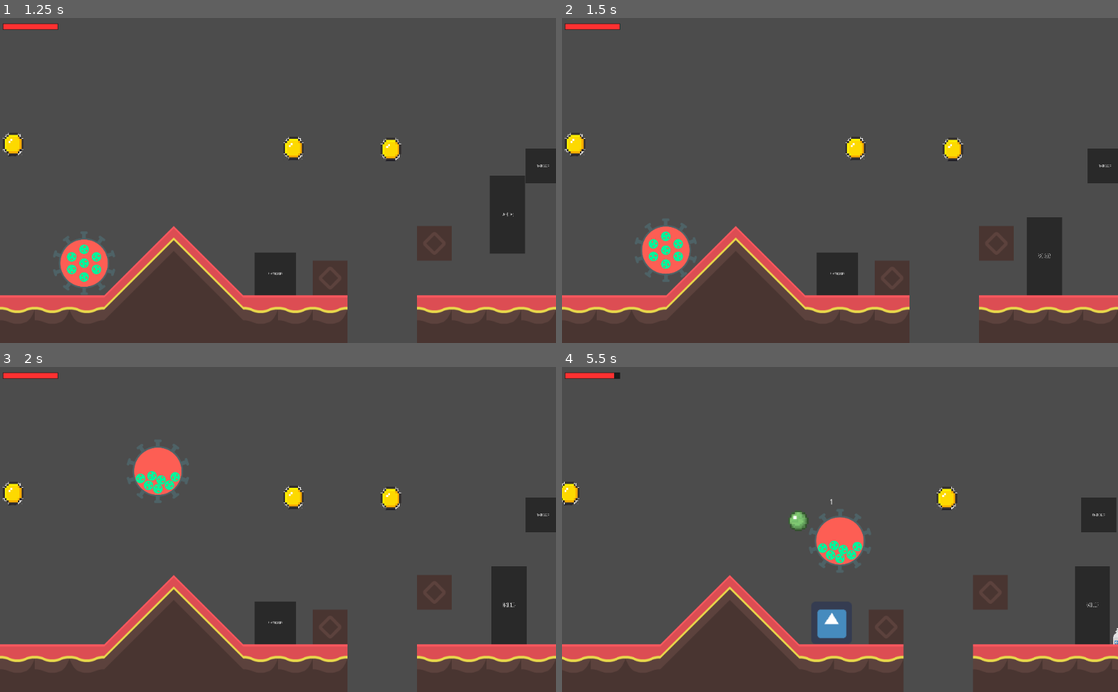
Above: before the commit, frames 1-4 (two rows, left to right).
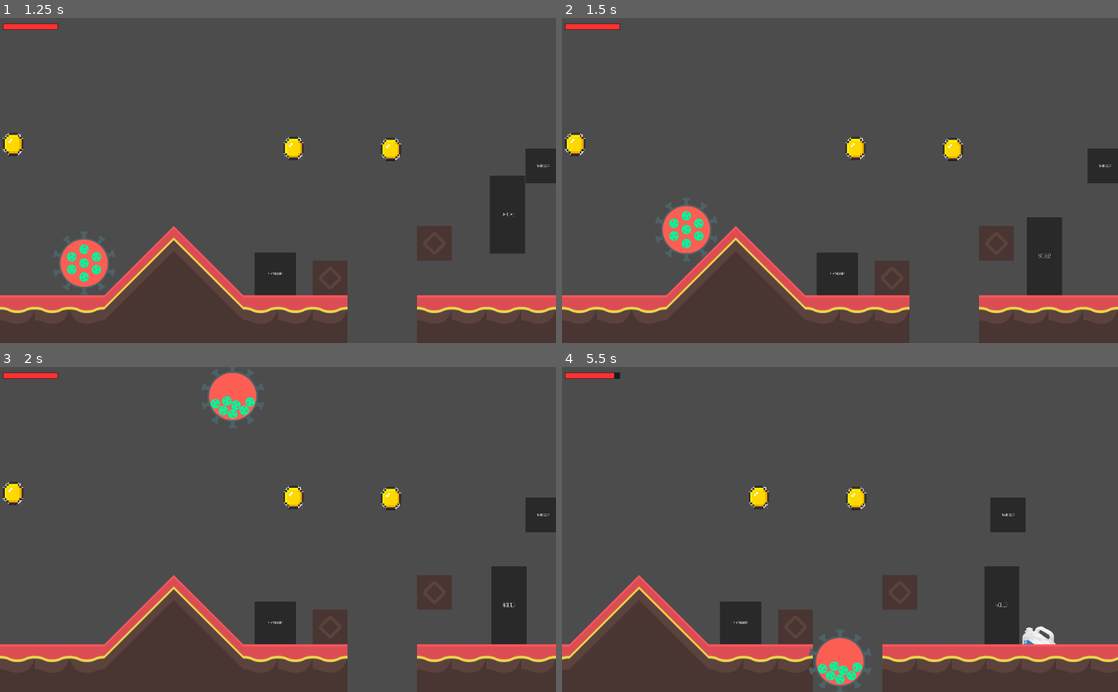
Above: after the commit, the same moments.

Repository: INF19IT2/2d-Jump-n-Run-SE
Game: Godot game, scene res://Scenes/MainScene/MainScene.tscn
The game is run twice, just before and just after one commit, with the same random seed, the same clock (stepped at 60 frames per second) and the same inputs. The engine's default icon, where the game draws it, is replaced by a stand-in: a white triangle on a blue panel in a dark square.
Inputs (mouse positions are in pixels of both pictures, inside the frame that each line leads up to):
- Up to frame 1 (1.25 s): click (233, 216) at 0.5 s
- Up to frame 2 (1.5 s): tap Enter (shoot) at 1.25 s; hold D (move_right) from 1.28 s (still down); hold Shift (running, bound only after the commit) from 1.28 s (still down)
- Up to frame 3 (2 s): keep holding D (move_right); keep holding Shift (running, bound only after the commit); tap W (move_up) at 1.52 s
- Up to frame 4 (5.5 s): release Shift (running, bound only after the commit) at 2.03 s; tap Enter (shoot) at 2.1, 5.1 s; tap W (move_up) at 2.27, 3.77, 4.52, 5.27 s; tap Shift (running, bound only after the commit) at 2.3, 3.6, 5.3 s; release D (move_right) at 2.78 s; hold A (move_left) 2.78-3.53 s; hold Shift (running, bound only after the commit) 2.78-3.53 s; tap F (test_dmg) at 2.85 s; hold D (move_right) 3.53-5.03 s; hold Shift (running, bound only after the commit) 4.28-5.03 s; hold A (move_left) from 5.03 s (still down)

Frame 1 is identical in both runs. In frame 2, 1.9% of the frame differs, in the area x 13-28%, y 55-82%; in frame 3, 2.4%; in frame 4, 19%, in the area x 0-100%, y 35-100%.

Commit message:
fixed running

Diff:
--- a/2d-Jump-n-Run-SE/Scenes/First_Level/First_Level.tscn
+++ b/2d-Jump-n-Run-SE/Scenes/First_Level/First_Level.tscn
@@ -8,7 +8,6 @@
 [ext_resource path="res://Scenes/Objects/OneTouchPlatform.tscn" type="PackedScene" id=6]
 [ext_resource path="res://Scenes/Objects/Checkpoint.tscn" type="PackedScene" id=7]
 [ext_resource path="res://Scenes/Objects/Puddle.tscn" type="PackedScene" id=8]
-
 
 [node name="Node2D" type="Node2D"]
 
--- a/2d-Jump-n-Run-SE/project.godot
+++ b/2d-Jump-n-Run-SE/project.godot
@@ -61,6 +61,11 @@
 "events": [ Object(InputEventKey,"resource_local_to_scene":false,"resource_name":"","device":0,"alt":false,"shift":false,"control":false,"meta":false,"command":false,"pressed":false,"scancode":16777217,"unicode":0,"echo":false,"script":null)
  ]
 }
+running={
+"deadzone": 0.5,
+"events": [ Object(InputEventKey,"resource_local_to_scene":false,"resource_name":"","device":0,"alt":false,"shift":false,"control":false,"meta":false,"command":false,"pressed":false,"scancode":16777237,"unicode":0,"echo":false,"script":null)
+ ]
+}
 
 [layer_]
 
